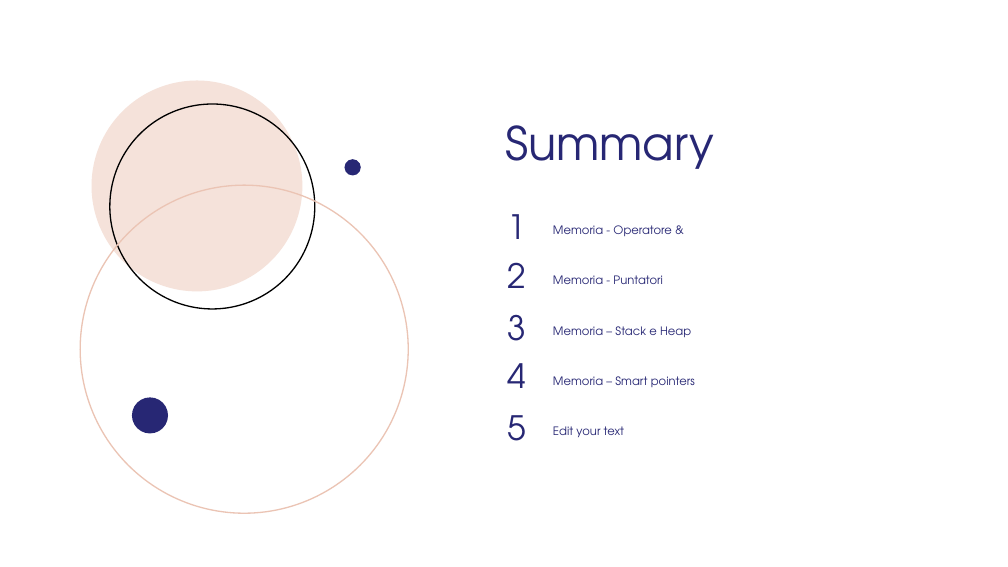
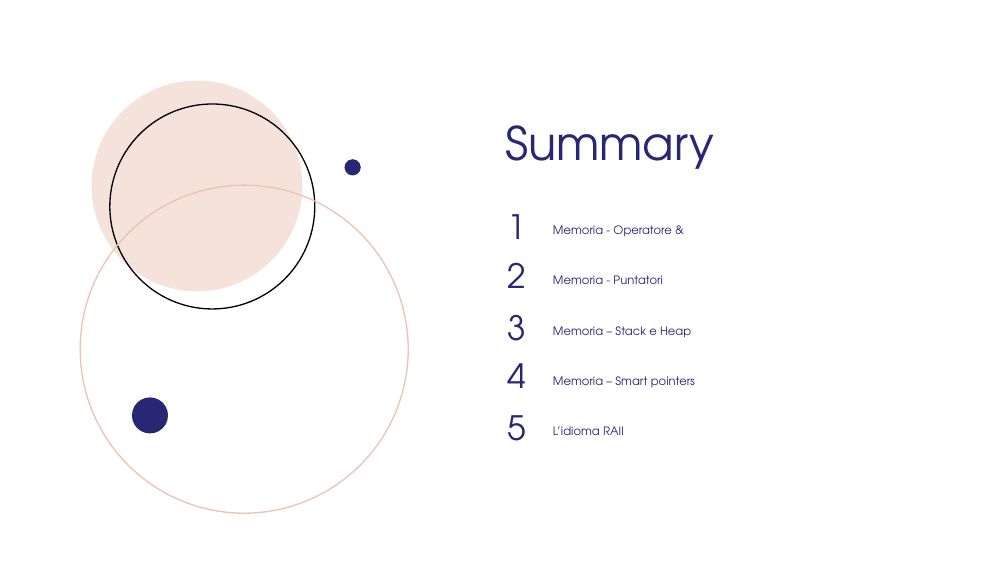
Before and after one commit to GMATZEU42/WS, a slide deck: slide 3 of WS03/WS_3.odp. Drawn at 1008x567 pixels with LibreOffice and Linux fonts; fonts in the diff are those of the drawing; background and template pictures are left out. Boxes give left, top, right and bottom in pixels: in the first picture for what was removed or moved away, otherwise in the second. Text is boxed around its words. In the diff, an @@ line names an element or a change of style, - is before the commit and + after.

```diff
--- a/WS03/WS_3.odp
+++ b/WS03/WS_3.odp
@@ text at (553,426,624,435): text changed @@
-Edit your text
+L’idioma RAII
```
Also in this commit, not shown: 1 other slide changed, 1 other file.
